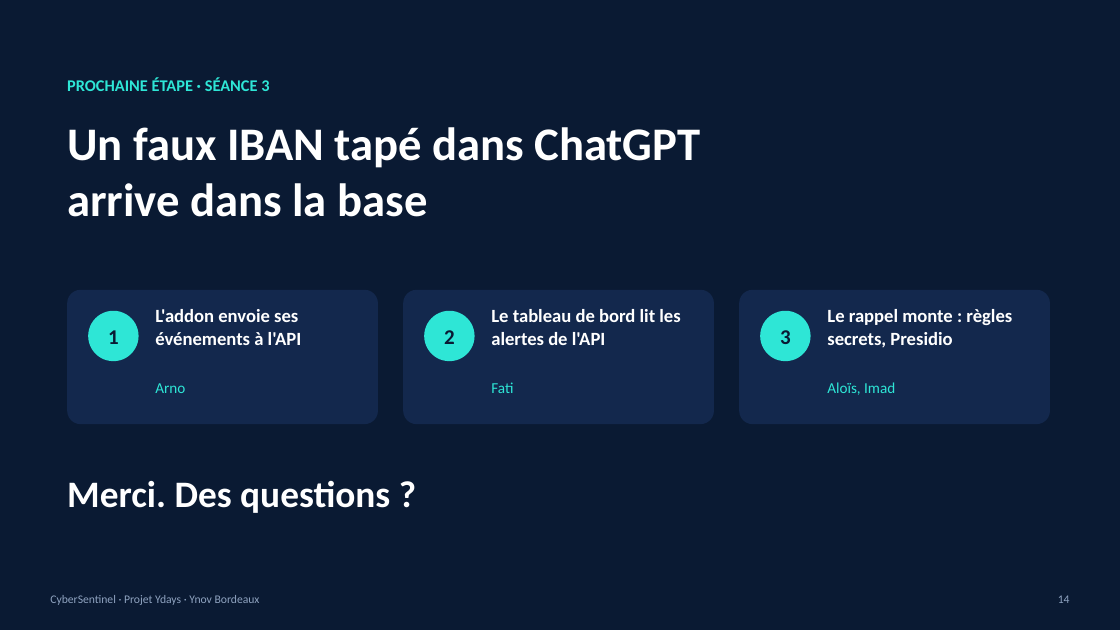
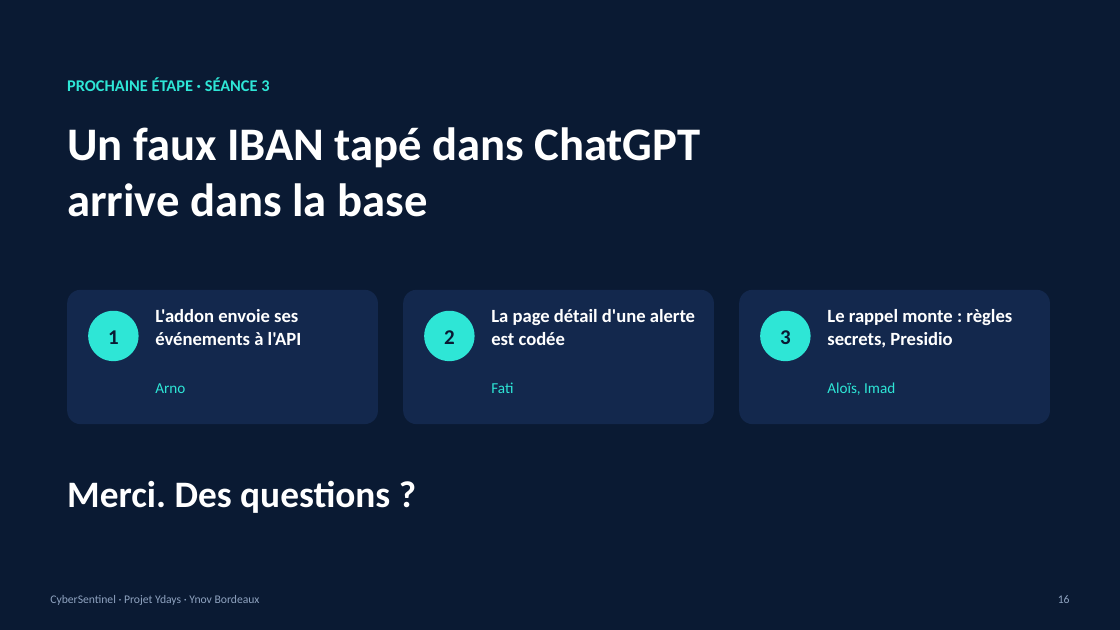
Before and after one commit to fatima774/projet_ydays, a slide deck: slide 16 of docs/presentations/seance-02/CyberSentinel-presentation.pptx (slide 14 before the commit). Drawn at 1120x630 pixels with LibreOffice and Linux fonts; fonts in the diff are those of the drawing. Boxes give left, top, right and bottom in pixels: in the first picture for what was removed or moved away, otherwise in the second. Text is boxed around its words. In the diff, an @@ line names an element or a change of style, - is before the commit and + after.

```diff
--- a/docs/presentations/seance-02/CyberSentinel-presentation.pptx
+++ b/docs/presentations/seance-02/CyberSentinel-presentation.pptx
@@ text at (491, 309, 695, 345): text changed @@
-Le tableau de bord lit les alertes de l'API
+La page détail d'une alerte est codée
@@ text at (1058, 595, 1070, 603): text changed @@
-14
+16
```
Also in this commit, not shown: 8 other slides changed, 2 slides added, 37 other files.
